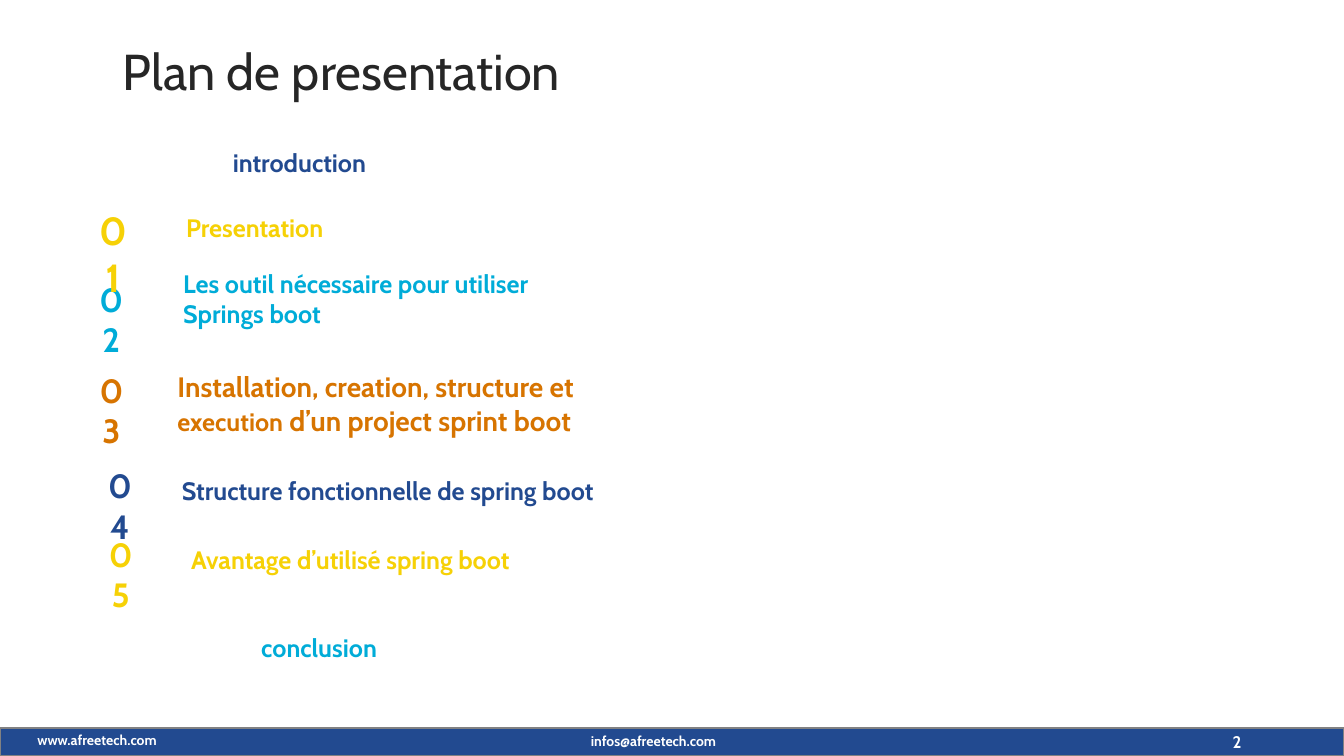
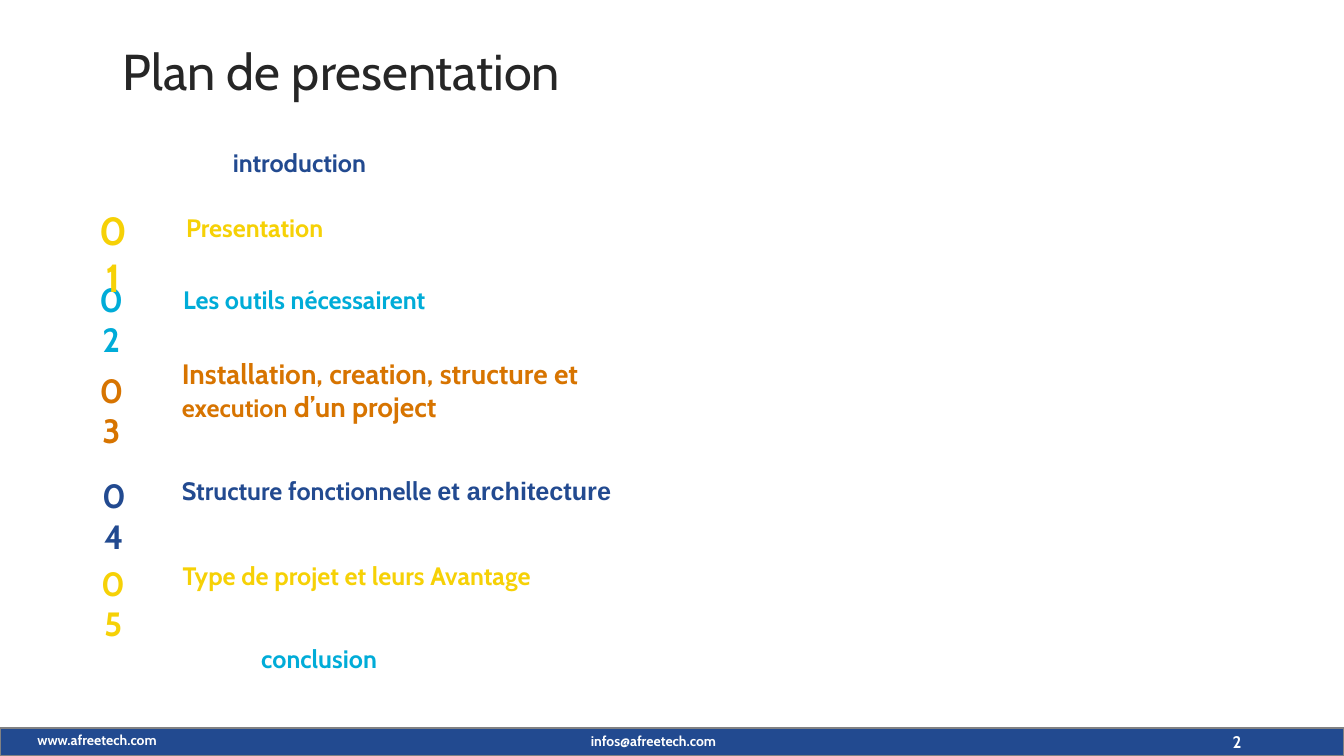
Before and after one commit to maximedorlin/maximedorlin, a slide deck: slide 2 of sprint boot.pptx. Drawn at 1344x756 pixels with LibreOffice and Linux fonts; fonts in the diff are those of the drawing; background and template pictures are left out. Boxes give left, top, right and bottom in pixels: in the first picture for what was removed or moved away, otherwise in the second. Text is boxed around its words. In the diff, an @@ line names an element or a change of style, - is before the commit and + after.

```diff
--- a/sprint boot.pptx
+++ b/sprint boot.pptx
@@ text at (183,290,426,310): text changed @@
-Les outil nécessaire pour utiliser Springs boot
+Les outils nécessairent
@@ text at (182,363,578,424): text changed @@
-Installation, creation, structure et execution d’un project sprint boot
+Installation, creation, structure et execution d’un project
@@ text "04": place and size @@
-text "04" at (90,461,150,511)
+text "04" at (84,471,144,521)
@@ text at (182,481,611,501): text changed @@
-Structure fonctionnelle de spring boot
+Structure fonctionnelle et architecture
@@ text "05": place and size @@
-text "05" at (90,529,152,580)
+text "05" at (82,558,144,608)
@@ text at (183,566,530,591): text changed @@
-Avantage d’utilisé spring boot
+Type de projet et leurs Avantage
@@ text "conclusion": place and size @@
-text "conclusion" at (261,638,377,658)
+text "conclusion" at (261,649,377,669)
```
Also in this commit, not shown: 7 other slides changed, 3 slides added, 5 slides removed.
